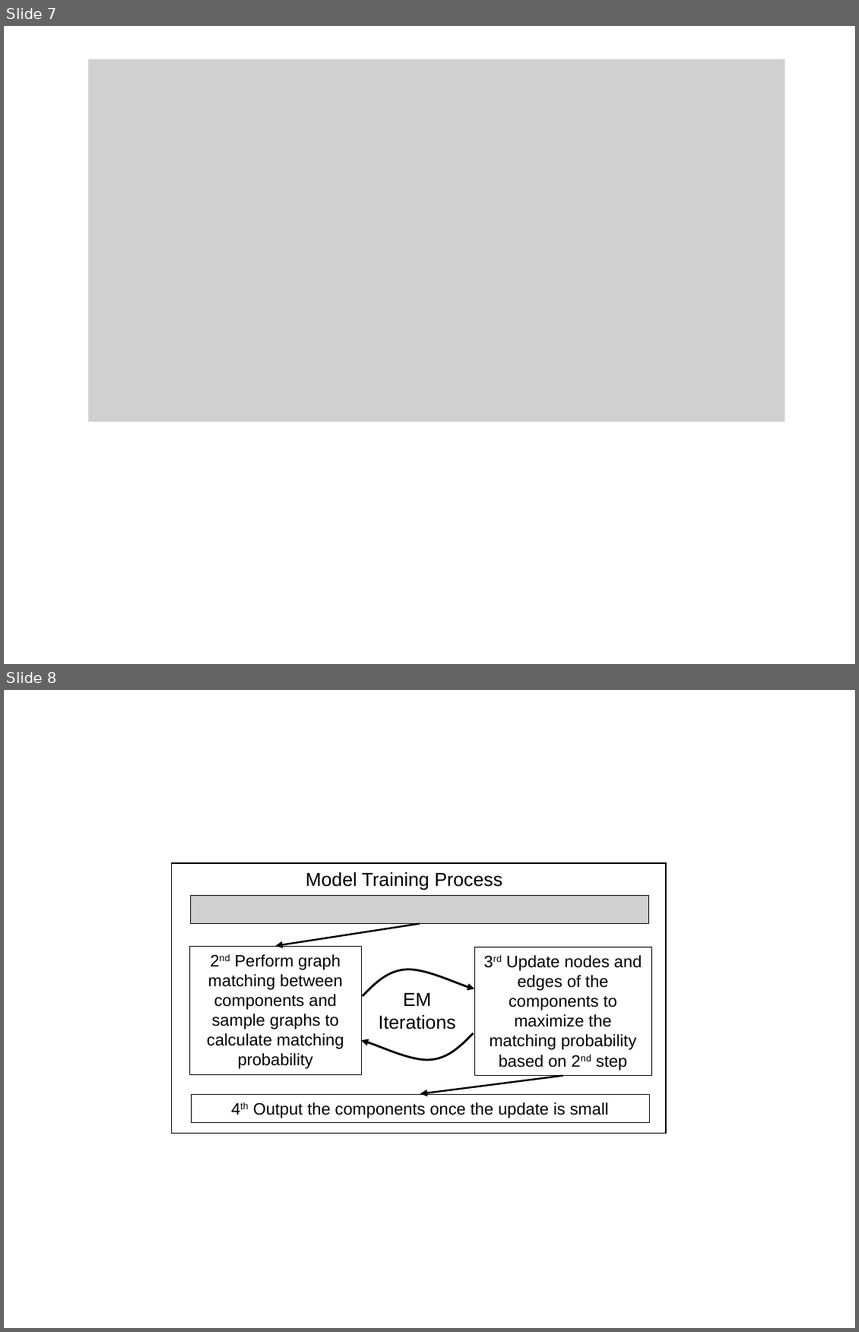
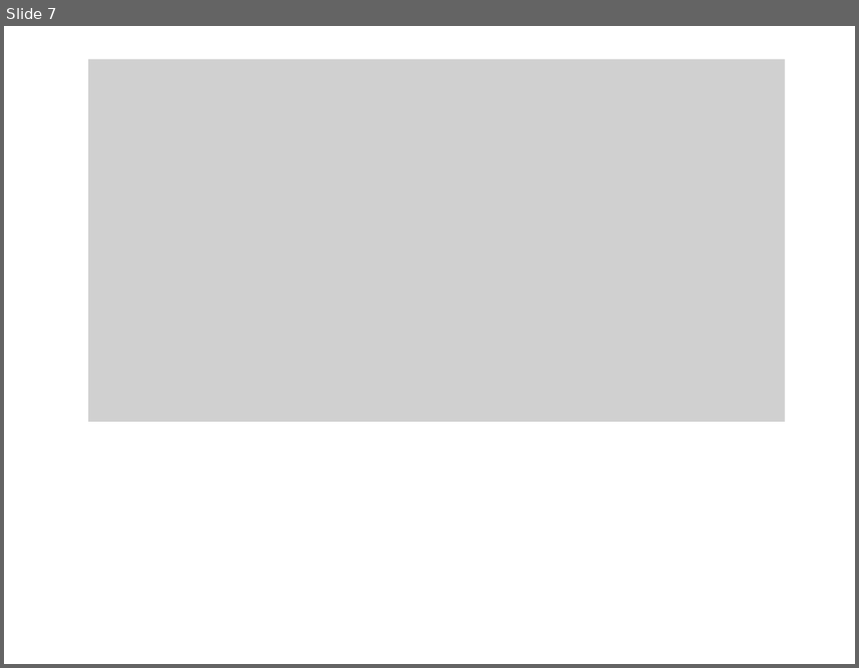
Before and after one commit to WesleyyC/Senior-Thesis, a slide deck: Paper/Graph Matching.pptx. Shown one above the other, each under a label of ours: slides 7 and 8 before the commit, slide 7 after it. The pictures are 859x1332 and 859x668 pixels, drawn with LibreOffice and Linux fonts; fonts in the diff are those of the drawing; grey boxes stand for pictures. Boxes give left, top, right and bottom in pixels: in the first picture for what was removed or moved away, otherwise in the second. Text is boxed around its words. In the diff, an @@ line names an element or a change of style, - is before the commit and + after.

```diff
--- a/Paper/Graph Matching.pptx
+++ b/Paper/Graph Matching.pptx
@@ slide 8 removed at (4, 690, 855, 1328), background #FFFFFF @@
@@ group removed at (172, 863, 666, 1134): 4 rectangles, 2 texts, 2 arrows, 2 freeform shapes, 1 picture @@
-Model Training Process
-2nd Perform graph matching between components and sample graphs to calculate matching probability
-3rd Update nodes and edges of the components to maximize the matching probability based on 2nd step
-4th Output the components once the update is small
-EM Iterations
```
Also in this commit, not shown: 1 slide added, 7 other files.
